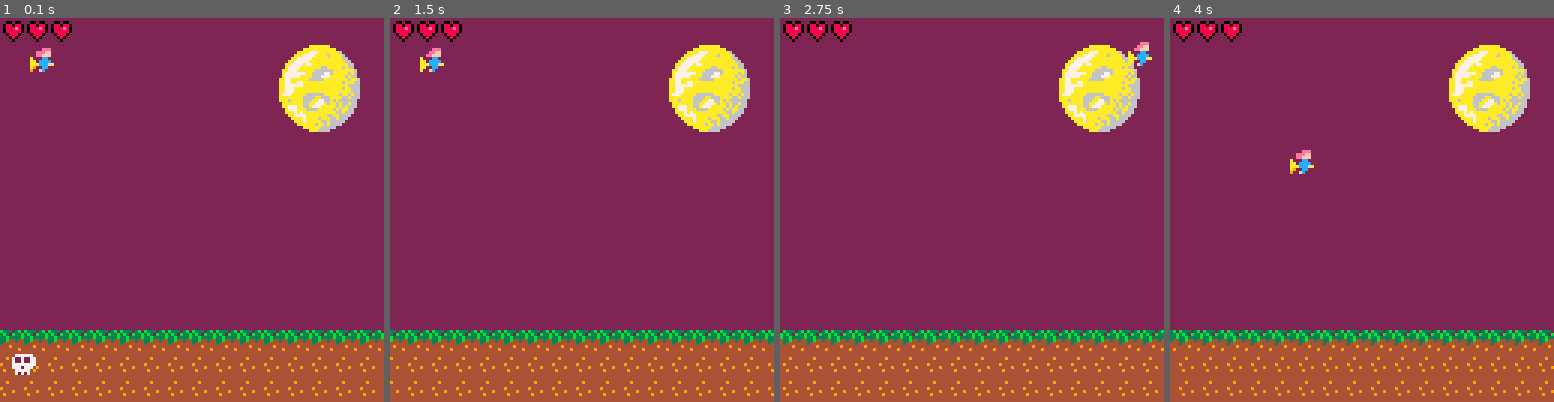
Above: before the commit, frames 1-4 (left to right).
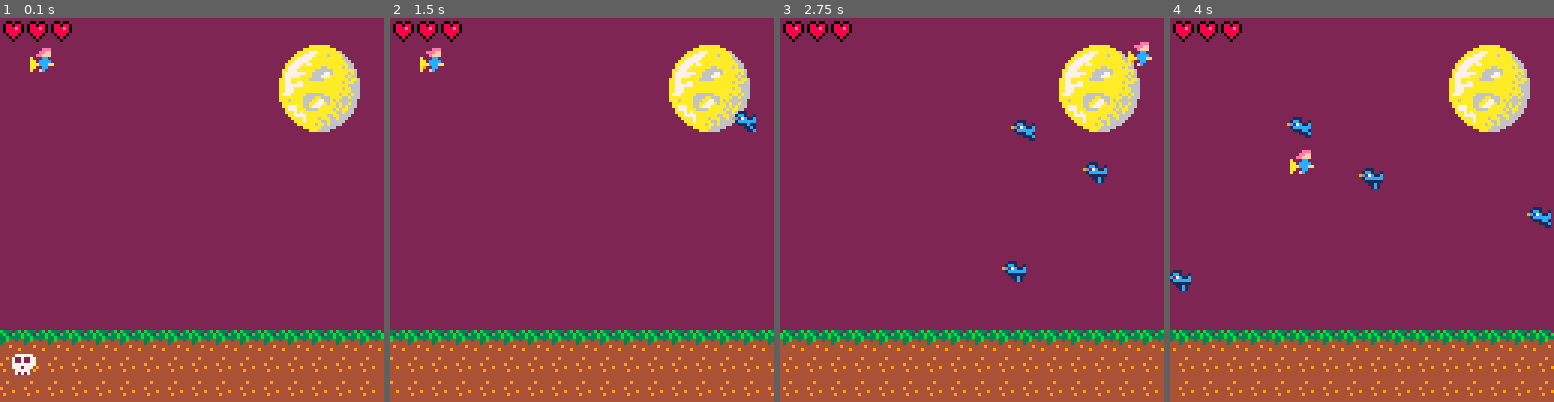
Above: after the commit, the same moments.

Repository: theGEBIRGE/BARBARA
Game: PICO-8 cartridge barbara.p8
Same seed, same stepped clock (60 frames per second), same inputs: the game is played once before the commit and once after it.
Inputs:
- Up to frame 1 (0.1 s): no input
- Up to frame 2 (1.5 s): no input
- Up to frame 3 (2.75 s): hold Right 1.6-2.1 s; hold Up 2.15-2.42 s; hold Right from 2.47 s (still down)
- Up to frame 4 (4 s): release Right at 3.03 s; hold Left 3.08-3.58 s; hold Down 3.63-3.97 s

The runs differ from the first frame. In frame 1, less than 0.1% of the frame differs, in the area x 7-11%, y 8-15%; in frame 2, 0.2%; in frame 3, 0.7%; in frame 4, 0.9%, in the area x 0-100%, y 25-72%.

Commit message:
Create an enemy data structure
We now have a way of defining where on the map enemies should appear,
without having to *place* them there.

Diff:
--- a/barbara.p8
+++ b/barbara.p8
@@ -6,11 +6,18 @@
 function _init()
   game_init()
   DEBUG_MSG = ""
-  SCROLL_SPEED = 1
+  SCROLL_SPEED = 0.5
   -- flag definitions
   f_floor = 0
-  map_x = 0
+  -- a negative position scrolls the map
+  scroll_x = 0
+  -- the current position on the map (in tiles, not pixels)
+  -- takes scrolling into account.
+  -- used for spawning enemies at specific points.
+  spawn_x = 0
+  prev_spawn_x = 0
   init_witch()
+  init_enemies()
 end
 
 function _update60()
@@ -31,12 +38,25 @@
 
 
 function game_update()
+  -- we calculate where the right edge of the screen
+  -- would be if we would travel the map continously.
+  spawn_x = flr(abs(scroll_x) / 8) + 16
+
+  -- add enemies only *once* per map tile
+  if (spawn_x != prev_spawn_x) then
+    prev_spawn_x = spawn_x
+    foreach(all_e[spawn_x], function(e) add(curr_e, e)  end)
+  end
+
+  foreach(curr_e, function(e) e:update() end)
+
   update_map()
   w:update()
 end
 
 function game_draw()
   draw_map()
+  foreach(curr_e, function(e) e:draw() end)
   w:draw()
   draw_hp()
   print(DEBUG_MSG)
@@ -44,7 +64,7 @@
 
 -- updating
 function update_map()
-  map_x -= 0.5
+  scroll_x -= SCROLL_SPEED
 end
 
 -- drawing
@@ -53,7 +73,7 @@
   -- draw the moon
   map(0, 0, 90, 9, 8, 8)
   -- map(0, 0, 0, 9, 16, 16)
-  map(0, 4, map_x, 4*8)
+  map(0, 4, scroll_x, 4*8)
 end
 
 function draw_hp()
@@ -143,12 +163,68 @@
     sprites = {1, 2, 3},
     tick = 0,
     frame = 1,
-    step = 6,
+    step = 8,
     hitbox = {x = 0, y = 0, w = 8, h = 8},
     hp = 3,
     iframes = 200,
     update = update_witch,
     draw = draw_witch,
+  }
+end
+
+
+function init_enemies()
+  curr_e = {}
+
+  all_e = {
+    [20] = {make_bird(25, 0.5)},
+    [23] = {make_bird(55, 0.5), make_bird(75, 1.0)},
+    [30] = {make_bird(55, 0.5)},
+  }
+end
+
+function update_bird(self)
+  self.x -= self.speed
+  if (self.x < - 8) then del(curr_e, self); return end
+  animate(self)
+
+  if (self.y_dir == "UP") then
+    self.y -= self.speed
+  end
+
+  if (self.y_dir == "DOWN") then
+    self.y += self.speed
+  end
+
+  if (self.y >= self.base_y + 10 ) then
+    self.y_dir = "UP"
+  end
+
+  if (self.y <= self.base_y - 10) then
+    self.y_dir = "DOWN"
+  end
+end
+
+function draw_bird(self)
+  spr(self.sprites[self.frame], self.x, self.y)
+end
+
+function make_bird(_y, _speed)
+  return {
+    tick = 0,
+    frame = 1,
+    step = 6,
+    sprites = {64, 65, 66},
+    base_y = _y,
+    -- always spawn just outside the view port
+    x = 128,
+    y = _y,
+    x_dir = 0,
+    y_dir = "DOWN",
+    speed = _speed,
+    hitbox = {x = 0, y = 0, w = 8, h = 8},
+    update = update_bird,
+    draw = draw_bird,
   }
 end
 
